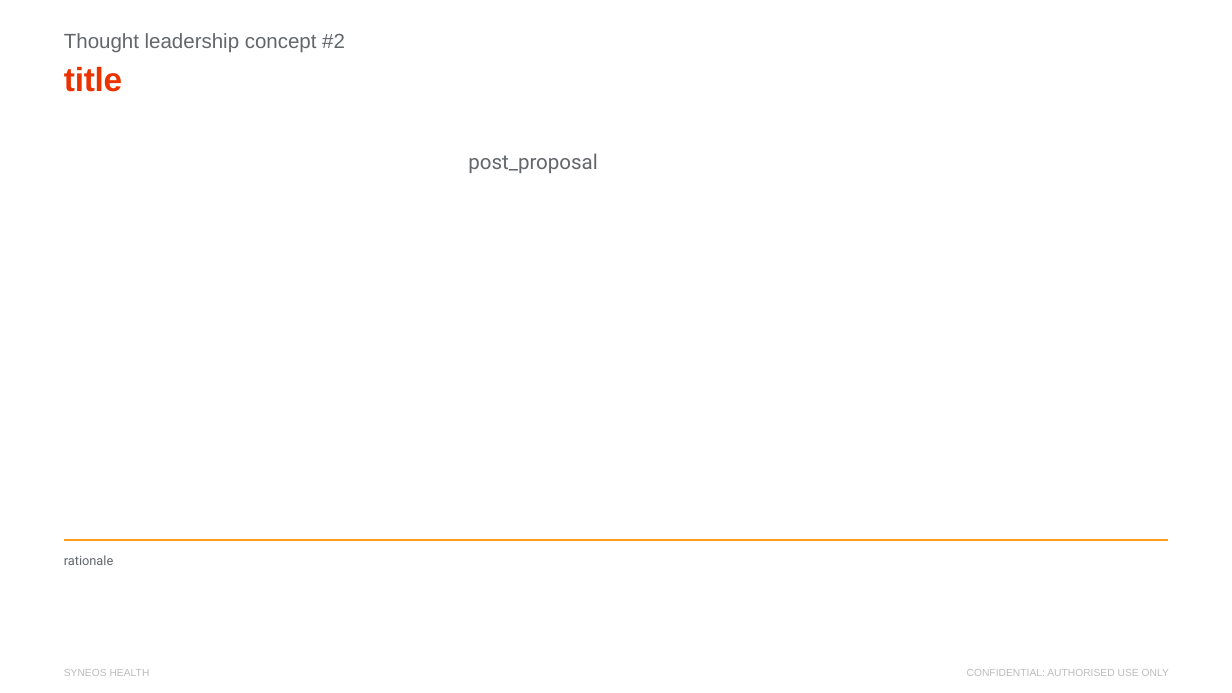
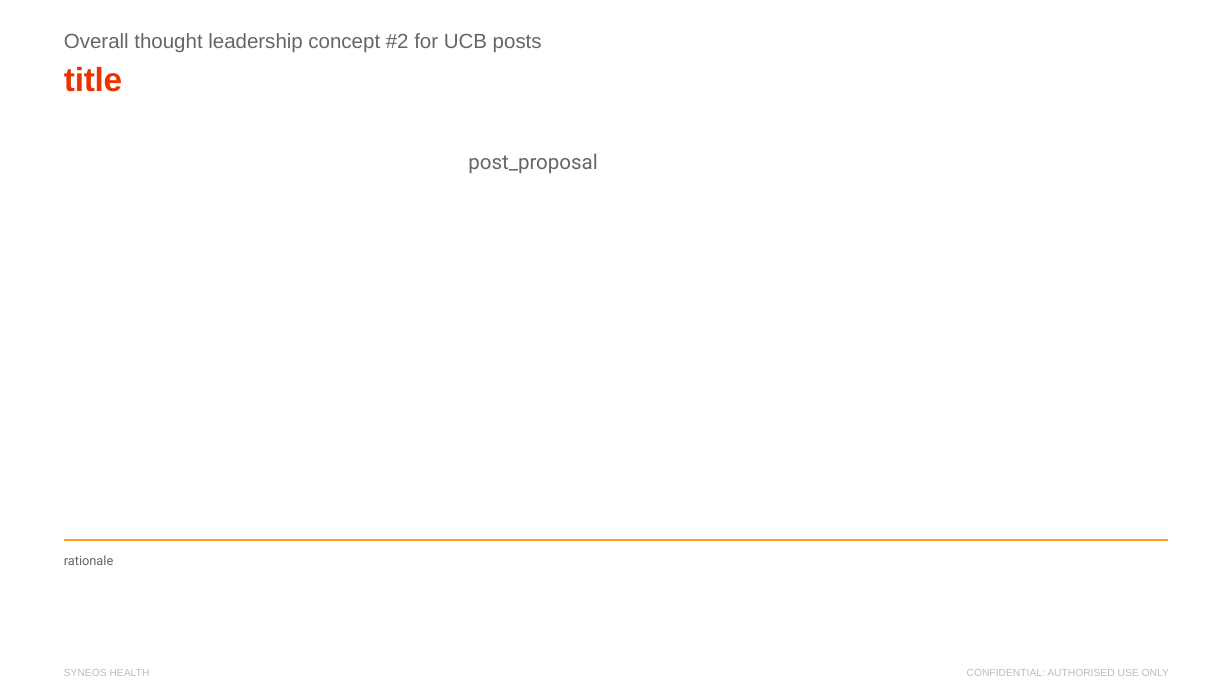
Before and after one commit to xpistos90210/templates, a slide deck: slide 4 of Linkedin_Master_Template.pptx. Drawn at 1232x693 pixels with LibreOffice and Linux fonts; fonts in the diff are those of the drawing; background and template pictures are left out. Boxes give left, top, right and bottom in pixels: in the first picture for what was removed or moved away, otherwise in the second. Text is boxed around its words. In the diff, an @@ line names an element or a change of style, - is before the commit and + after.

```diff
--- a/Linkedin_Master_Template.pptx
+++ b/Linkedin_Master_Template.pptx
@@ text at bbox=[64, 33, 542, 53]: text changed @@
-Thought leadership concept #2
+Overall thought leadership concept #2 for UCB posts
```
Also in this commit, not shown: 2 other slides changed, 5 slides added.
